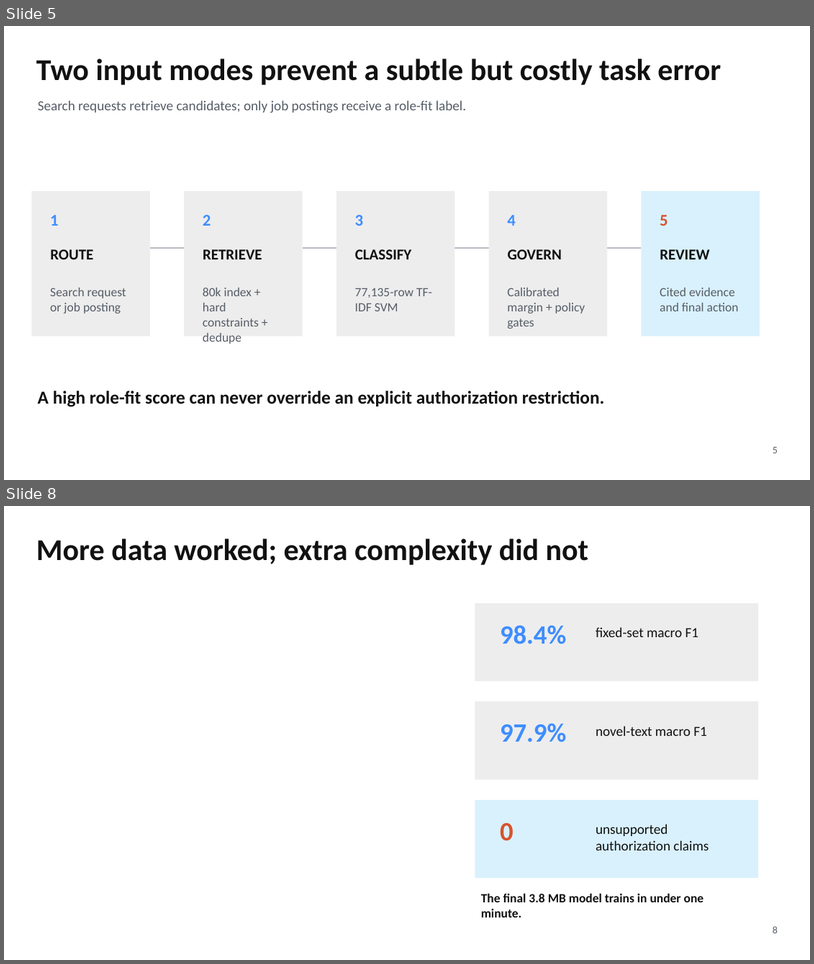
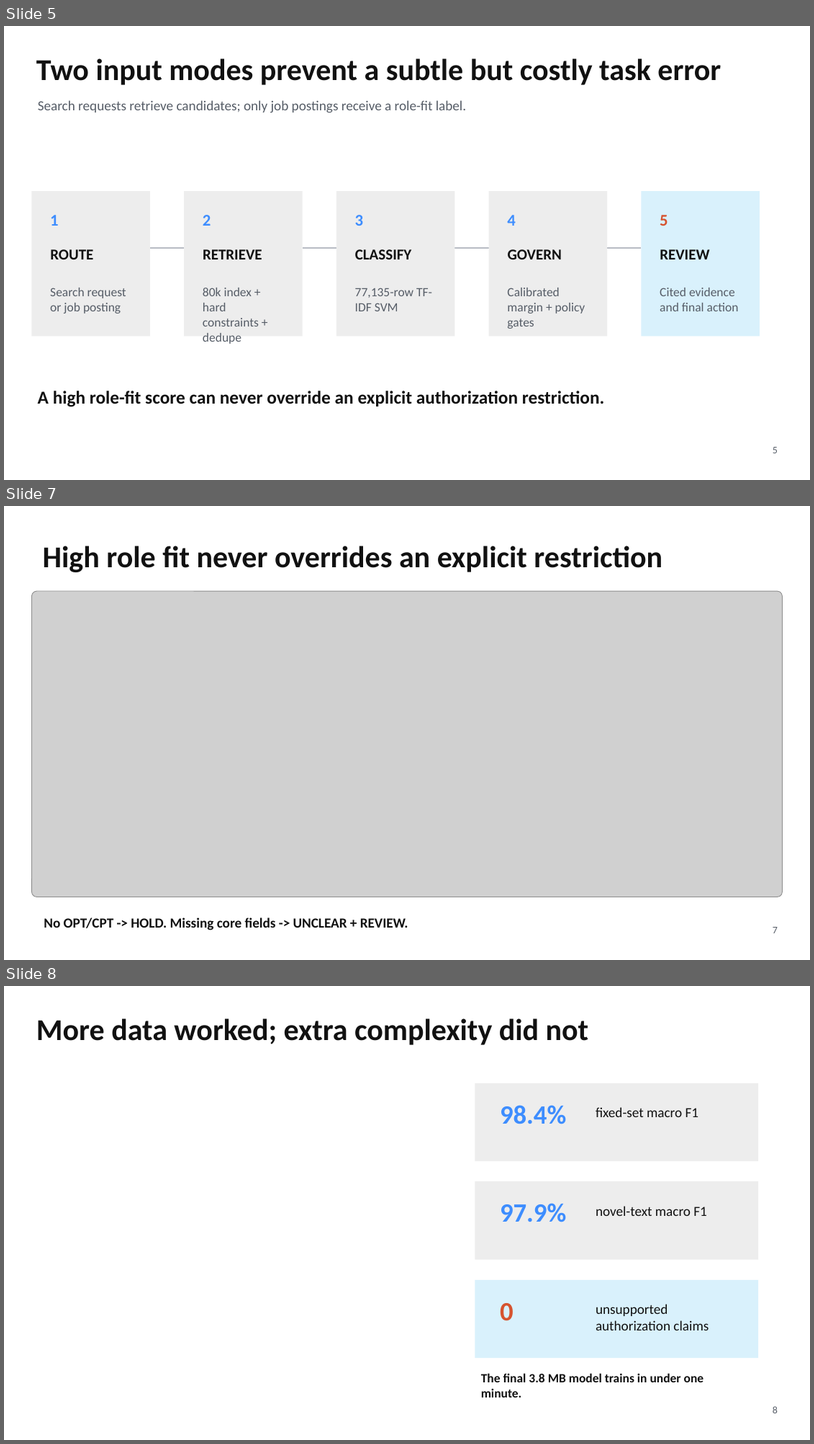
Before and after one commit to Kongbai815/job-matching-nlp, a slide deck: slides/MSBA_Job_Matching_Final_Deck.pptx. Shown one above the other, each under a label of ours: slides 5 and 8 before the commit, slides 5, 7 and 8 after it; the slides between them are not shown. The pictures are 814x964 and 814x1444 pixels, drawn with LibreOffice and Linux fonts; fonts in the diff are those of the drawing; grey boxes stand for pictures. Boxes give left, top, right and bottom in pixels: in the first picture for what was removed or moved away, otherwise in the second. Text is boxed around its words. In the diff, an @@ line names an element or a change of style, - is before the commit and + after.

```diff
--- a/slides/MSBA_Job_Matching_Final_Deck.pptx
+++ b/slides/MSBA_Job_Matching_Final_Deck.pptx
@@ slide 7 added at (x1=4, y1=506, x2=810, y2=960), background #FFFFFF @@
@@ text added at (x1=43, y1=546, x2=663, y2=572), 36 pt, text #111111, bold @@
+High role fit never overrides an explicit restriction
@@ picture added at (x1=32, y1=591, x2=783, y2=897) @@
@@ text added at (x1=44, y1=917, x2=409, y2=930), 16.5 pt, text #111111, bold @@
+No OPT/CPT -> HOLD. Missing core fields -> UNCLEAR + REVIEW.
@@ text added at (x1=773, y1=926, x2=778, y2=933), 12 pt, text #565D67 @@
+7
```
Also in this commit, not shown: 2 slides changed, 2 other slides added, 3 slides removed, 2 other files.
